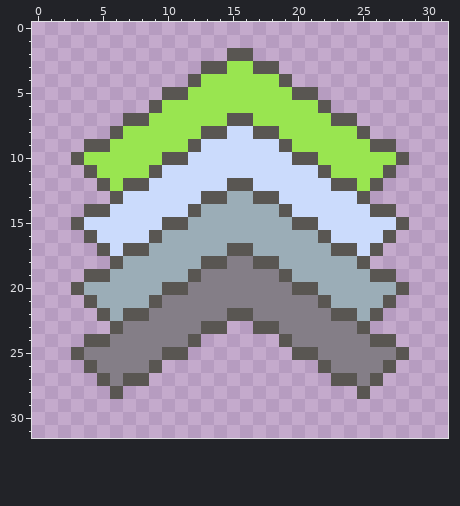
One commit to this pixel-art sprite: assets/textures/ui/upgrade.png. The first picture shows the starting point.
The file is 32x32 pixels.
After:
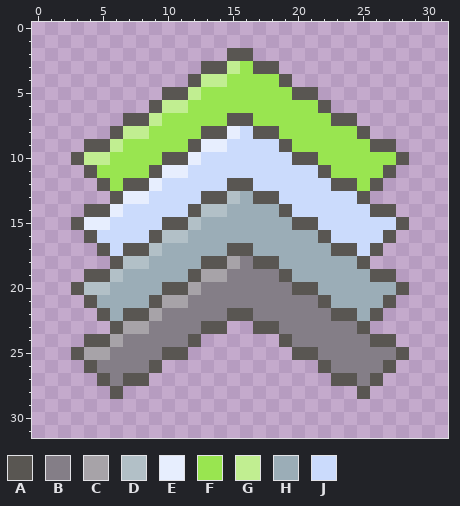
Palette (. is transparent): A #595652  B #847e87  C #a7a3a8  D #b2c0c7  E #e7eefe  F #99e550  G #c1ee91  H #9badb7  J #cbdbfc
Log entry: Minor tweak to add highlight to upgrade icon
Diff:
Changed rows in their new state; - is an unchanged pixel.
first column x 4:
 3 -----------G
 4 ---------GG-
 5 --------G---
 6 ------GG----
 7 -----G------
 8 ---GG------E
 9 --G------EE-
10 GG------E---
11 ------EE----
12 -----E------
13 ---EE------D
14 --E------DD-
15 EE------D---
16 ------DD----
17 -----D------
18 ---DD------C
19 --D------CC-
20 DD------C---
21 ------CC----
22 -----C------
23 ---CC-------
24 --C---------
25 CC----------
Where, in picture pixels (left, top, right, bottom), the same in both pictures:
changed: (84, 61, 240, 360)
